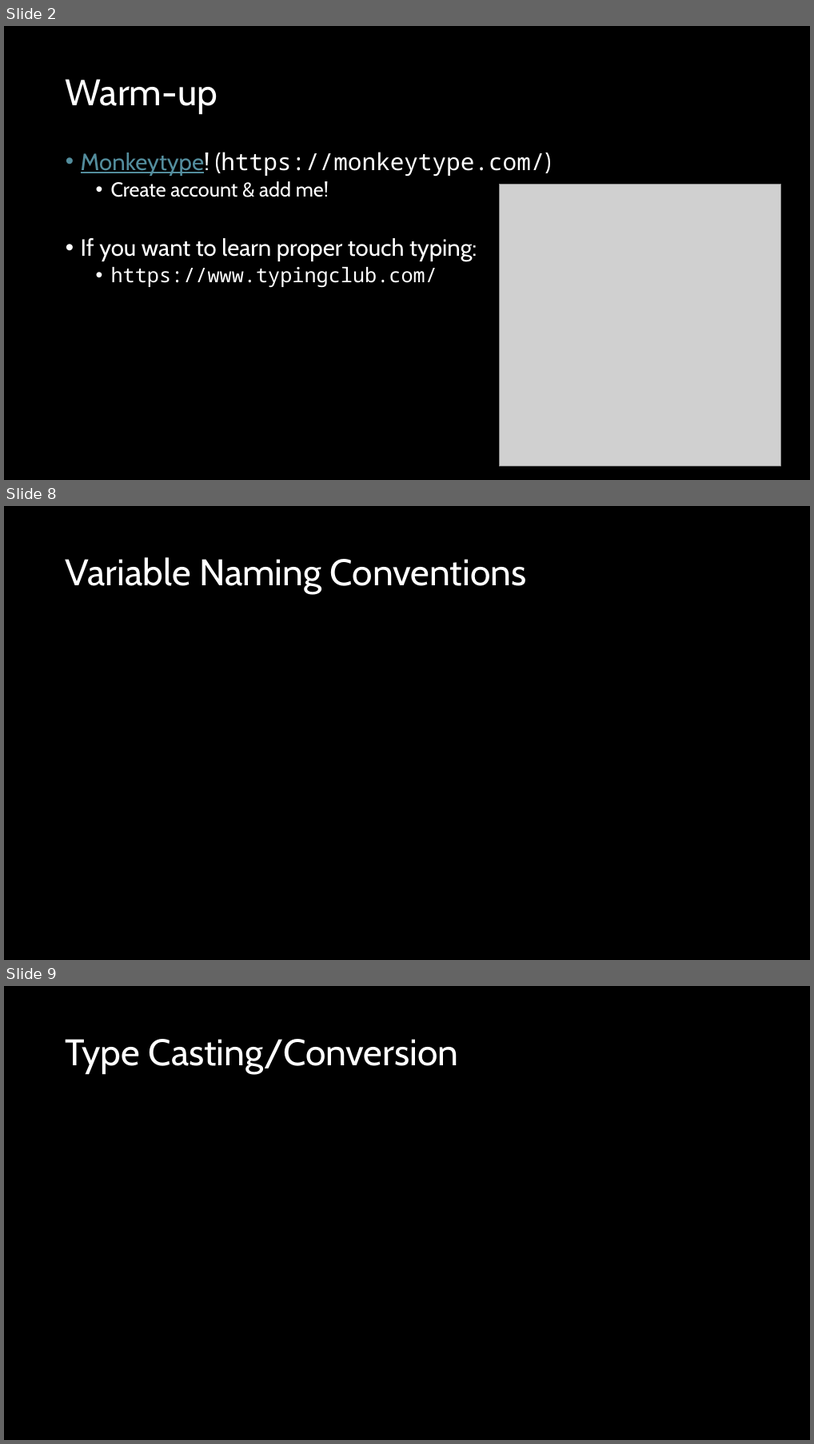
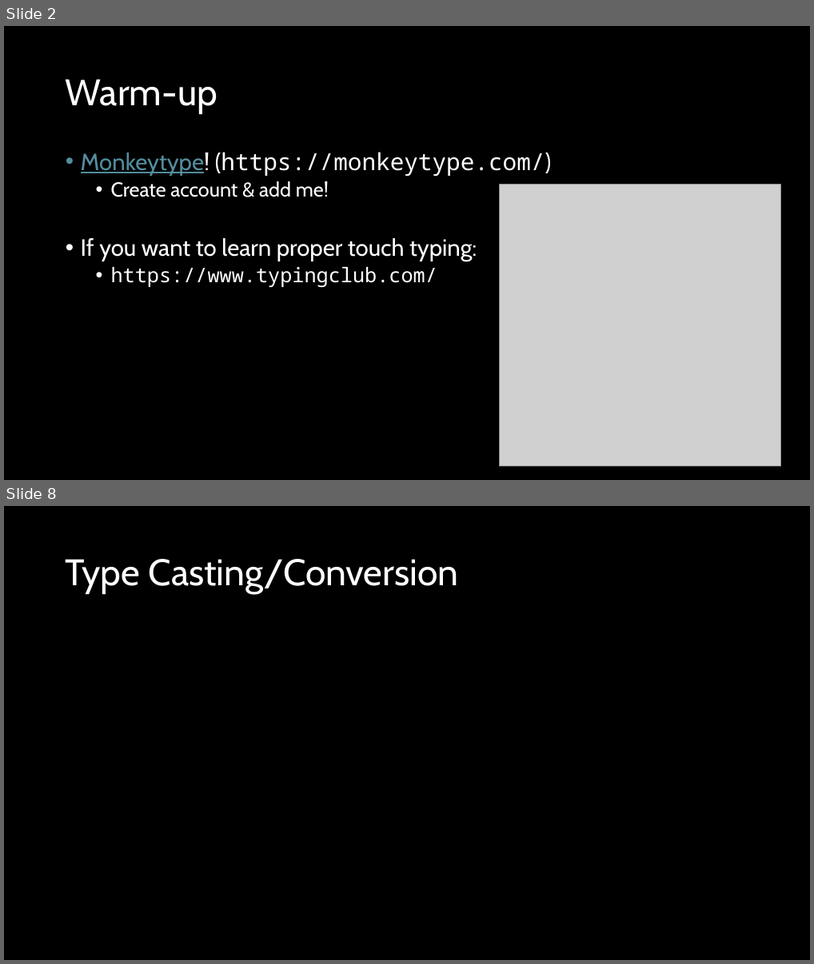
Before and after one commit to d-guh/computer-courses, a slide deck: intro-to-python/02/lesson-02.pptx. Shown one above the other, each under a label of ours: slides 2, 8 and 9 before the commit, slides 2 and 8 after it; the slides between them are not shown. The pictures are 814x1444 and 814x964 pixels, drawn with LibreOffice and Linux fonts; fonts in the diff are those of the drawing; grey boxes stand for pictures; background and template pictures are left out. Boxes give left, top, right and bottom in pixels: in the first picture for what was removed or moved away, otherwise in the second. Text is boxed around its words. In the diff, an @@ line names an element or a change of style, - is before the commit and + after.

```diff
--- a/intro-to-python/02/lesson-02.pptx
+++ b/intro-to-python/02/lesson-02.pptx
@@ slide 8 removed at box(4, 506, 810, 960), background #000000 @@
@@ title removed at box(66, 557, 527, 594) @@
-Variable Naming Conventions
@@ what was slide 9 is now slide 8 @@
```
Also in this commit, not shown: 6 slides changed, 1 slide added, 1 other slide removed, 1 other file.
